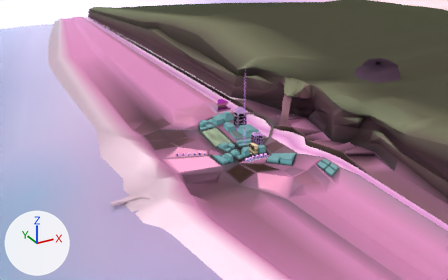
A saved change to the Blender file assetcoop/blender/models/scenes/lona.blend.
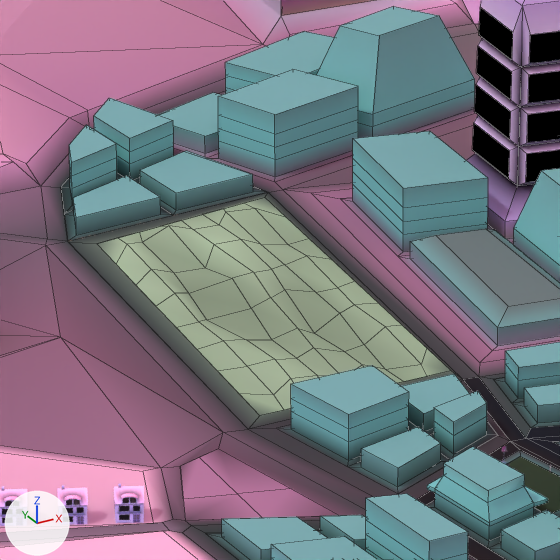
Old and new are each drawn from a 50 mm lens placed at (-815.0, -1722.0, 832.0), pointed at (157.0, 45.0, -52.0) and again close up on the part from 43% to 54% of the width and 40% to 57% of the height. Arrows for +X, +Y and +Z are at lower left; the lights stay in place. The close-ups show mesh edges as thin lines.

The first close-up shows 'cityblocks.001', 'cityblocks.003', 'cityblocks.007', 'cityblocks.008', 'cityblocks.009', 'cityblocks.010', 'cityblocks.013', 'park', 'patches', 'rest', 'roads', 'suburb_a'.
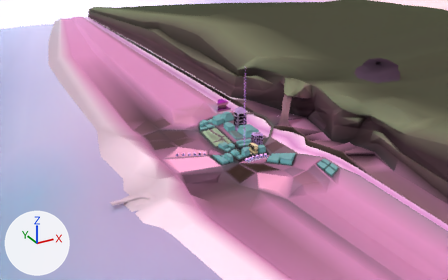
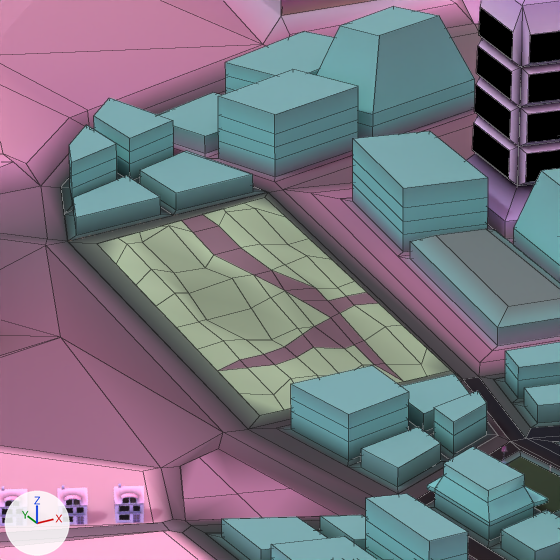
Edits to the bpy script that builds the scene:
```text
Change me_plane_013:
    used by ob_park; parent = ob_cityblocks; location = (135.5, 61.91, -40.69)
    remove me_plane_013.from_pydata(...)  # 81 vertices, 64 faces; spans x -40.5..38.8, y -71.2..74.2, z -2.0..3.7
    add me_plane_013.from_pydata(...)  # 92 vertices, 78 faces; spans x -40.5..38.8, y -71.2..74.2, z -1.6..1.9
    me_plane_013 part 1
    13 faces are deleted
    17 vertices move from x -28.4..21.6, y -57.6..59.1, z -2.0..3.7 to x -28.4..21.6, y -57.6..59.1, z 0.2
    11 vertices are added at x -27.6..30.6, y -56.8..-4.9, z -0.6..0.2
    27 new faces join them
    me_plane_013 part 2: 3 kept faces spanning x 2.8..15.6, y 19.9..71.7, z -0.9..0.2 get new vertex colours
```

Pixel boxes [x1, y1, x2, y2] of what changed, in the close-ups (560 x 560 px):
part 1 of me_plane_013, built on
    both: [163, 209, 427, 395]
part 2 of me_plane_013, recoloured
    before: [181, 215, 271, 272]
    after: [181, 215, 271, 275]
